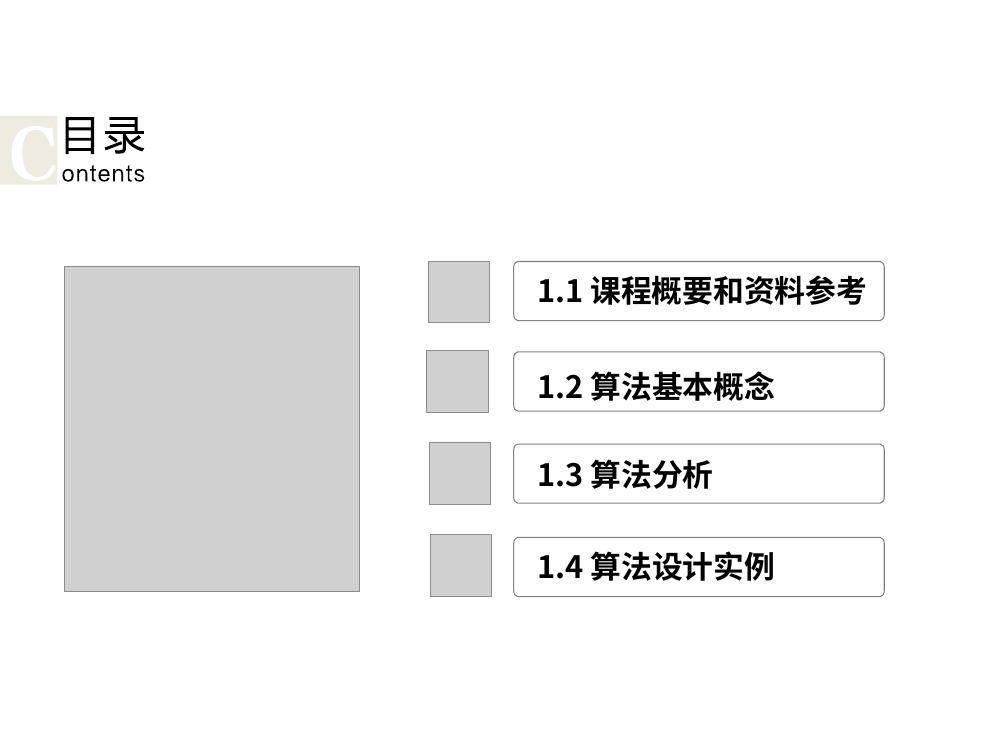
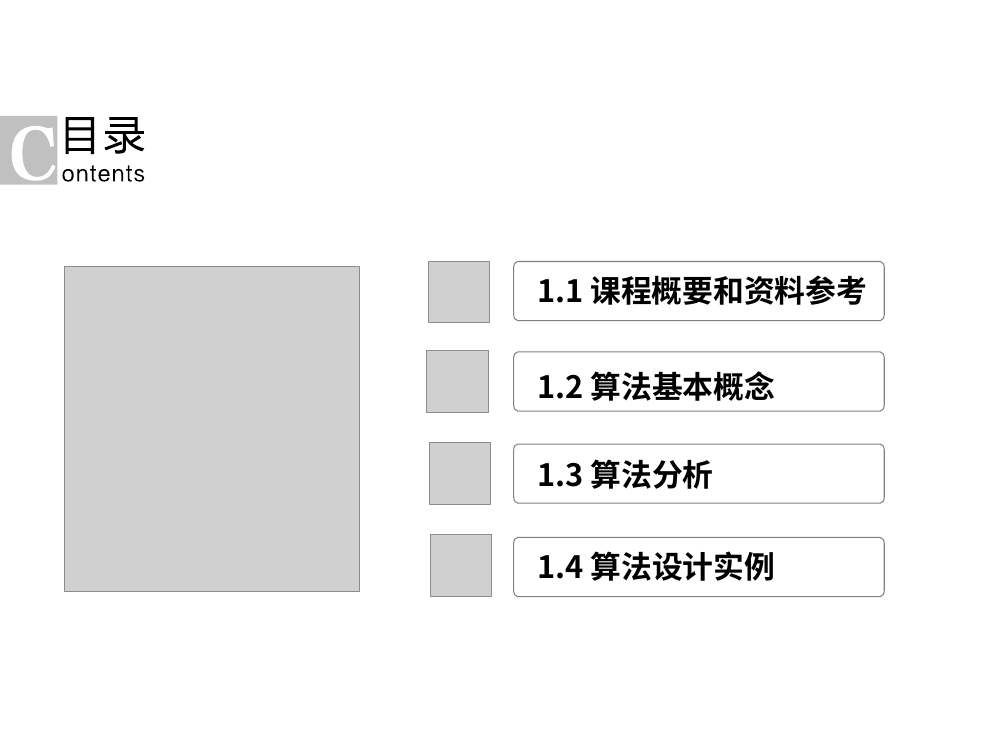
Before and after one commit to liutongling/DP, a slide deck: slide 3 of file/第1章 概论.pptx. Drawn at 1008x756 pixels with LibreOffice and Linux fonts; fonts in the diff are those of the drawing; grey boxes stand for pictures; background and template pictures are left out. Boxes give left, top, right and bottom in pixels: in the first picture for what was removed or moved away, otherwise in the second. Text is boxed around its words. In the diff, an @@ line names an element or a change of style, - is before the commit and + after.

```diff
--- a/file/第1章 概论.pptx
+++ b/file/第1章 概论.pptx
@@ rectangle at <box>0,116,57,184</box>: fill #EEECE1 to #C0C0C0 @@
```
Also in this commit, not shown: 5 other slides changed, 13 slides added.
